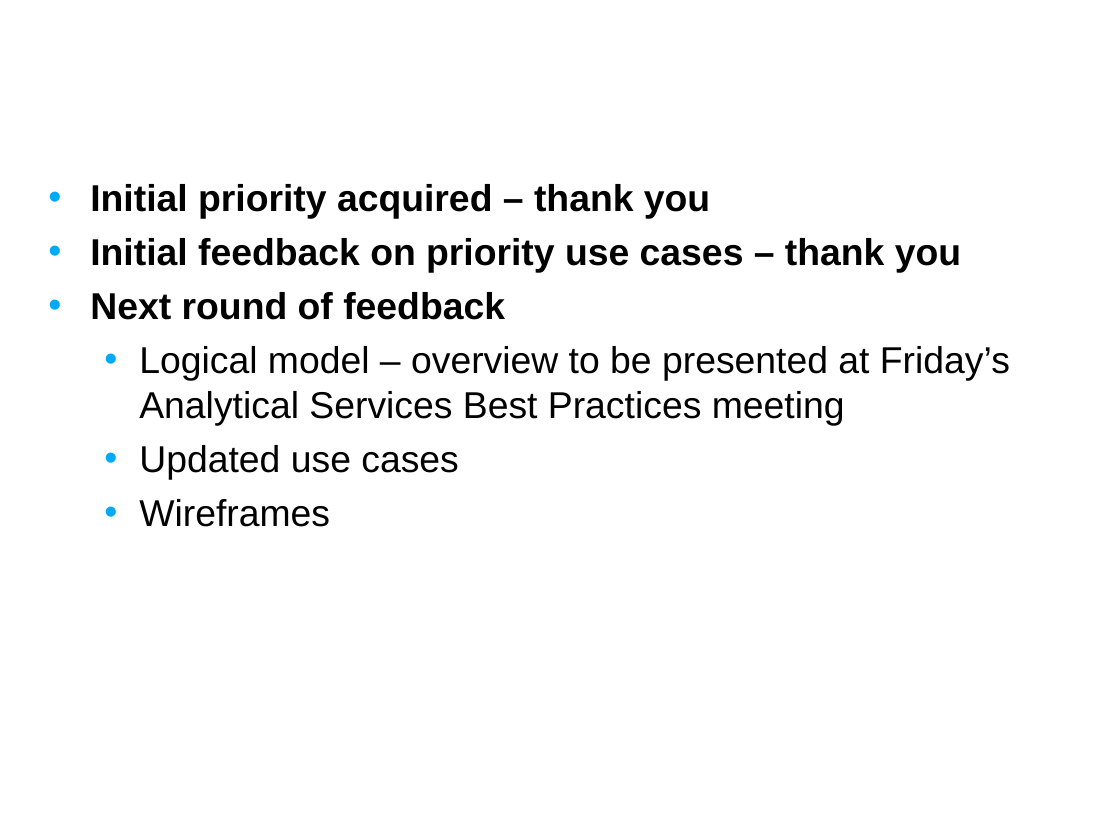
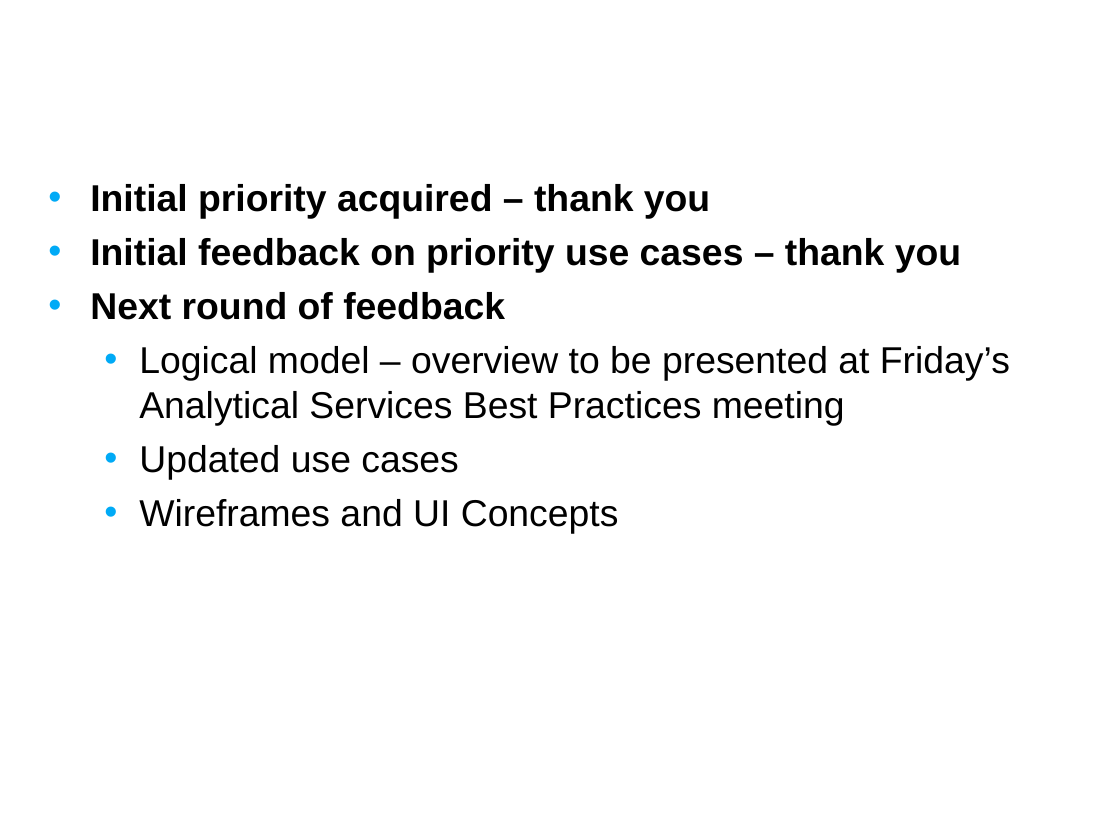
Before and after one commit to NCIP/caarray-docs, a slide deck: slide 13 of project_management/open_meetings/caArray User Community Meeting Aug 8.ppt. Drawn at 1120x840 pixels with LibreOffice and Linux fonts; fonts in the diff are those of the drawing; background and template pictures are left out. Boxes give left, top, right and bottom in pixels: in the first picture for what was removed or moved away, otherwise in the second. Text is boxed around its words. In the diff, an @@ line names an element or a change of style, - is before the commit and + after.

```diff
--- a/project_management/open_meetings/caArray User Community Meeting Aug 8.ppt
+++ b/project_management/open_meetings/caArray User Community Meeting Aug 8.ppt
@@ text at (139,499,619,534): text changed @@
-  • Wireframes
+  • Wireframes and UI Concepts
```
Also in this commit, not shown: 5 other slides changed.
